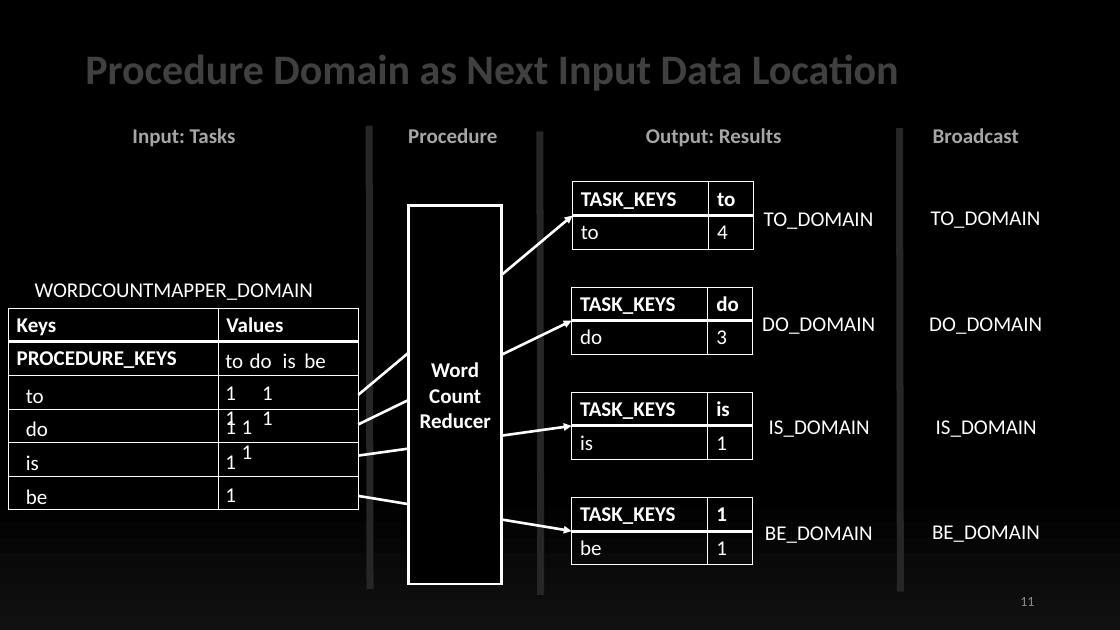
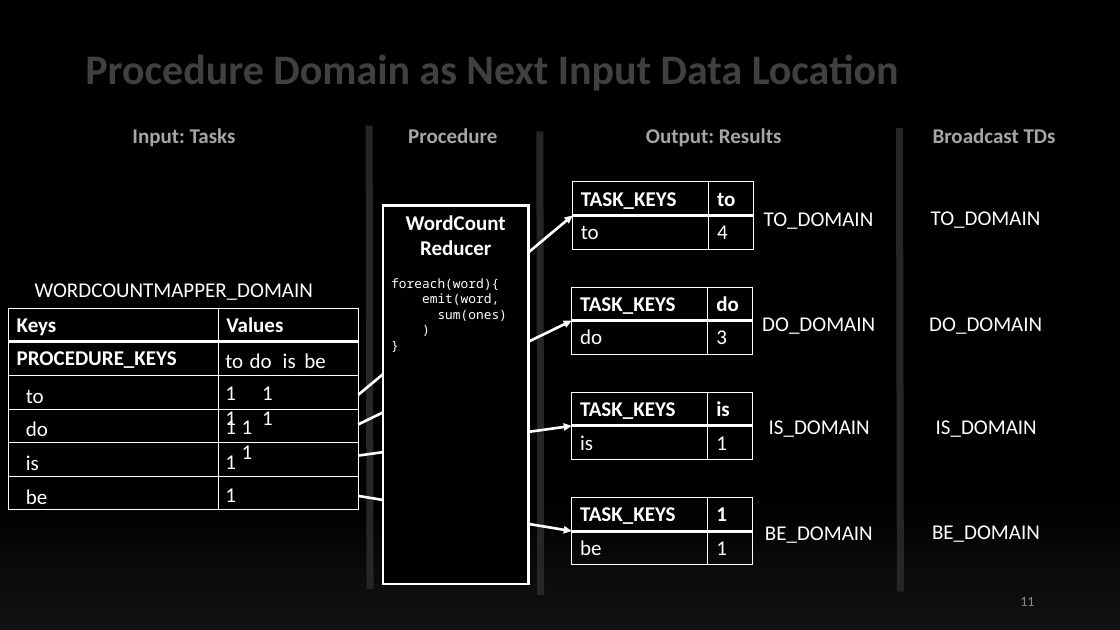
Before and after one commit to ollyblink/mt2, a slide deck: slide 11 of TomP2PTrials/files/presentations/InterimPresentation.pptx. Drawn at 1120x630 pixels with LibreOffice and Linux fonts; fonts in the diff are those of the drawing. Boxes give left, top, right and bottom in pixels: in the first picture for what was removed or moved away, otherwise in the second. Text is boxed around its words. In the diff, an @@ line names an element or a change of style, - is before the commit and + after.

```diff
--- a/TomP2PTrials/files/presentations/InterimPresentation.pptx
+++ b/TomP2PTrials/files/presentations/InterimPresentation.pptx
@@ text at (933, 128, 1056, 143): text changed @@
-Broadcast
+Broadcast TDs
@@ rectangle "WordCount": place and size @@
-rectangle "WordCount" at (409, 206, 502, 584)
+rectangle "WordCount" at (383, 206, 528, 584)
@@ rectangle "WordCount" at (383, 206, 528, 584): vertical alignment middle to top @@
@@ text in rectangle at (406, 215, 506, 230): text changed @@
-Word
-Count
+WordCount
@@ text in rectangle at (391, 278, 507, 321): paragraphs added @@
+foreach(word){
+emit(word,
+sum(ones)
+)
+}
```
Also in this commit, not shown: 11 other slides changed, 1 slide removed, 12 other files.
